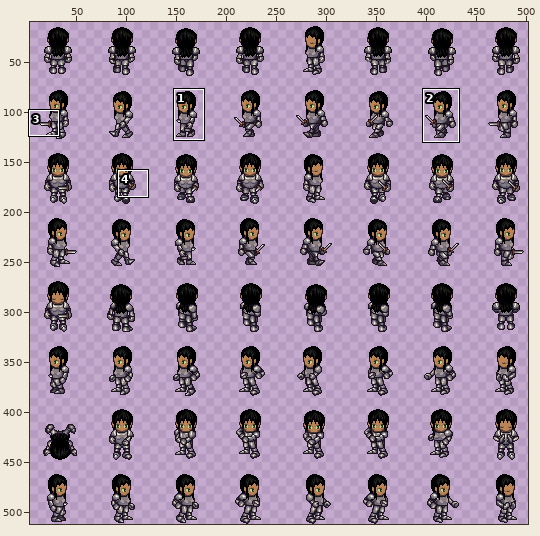
Sprite sheet, stored at image/characters/player/metal-female-dark.png. The picture above shows the old version from afar; the outline marks the close-up.
Close-up. The starting point:
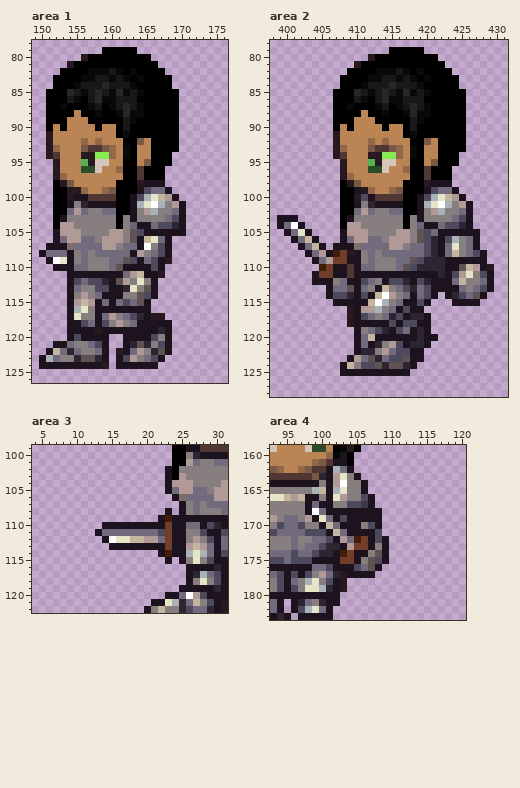
The file is 512x512 pixels. Colours within 5 levels of each other are drawn and written as one. Shown: area 1: x 149..176, y 78..126; area 2: x 398..431, y 78..128; area 3: x 4..31, y 99..122; area 4: x 93..120, y 159..183. The wide view leaves out empty margins. The commit also changed other parts of the picture, which this record leaves out.
The same view after the edit:
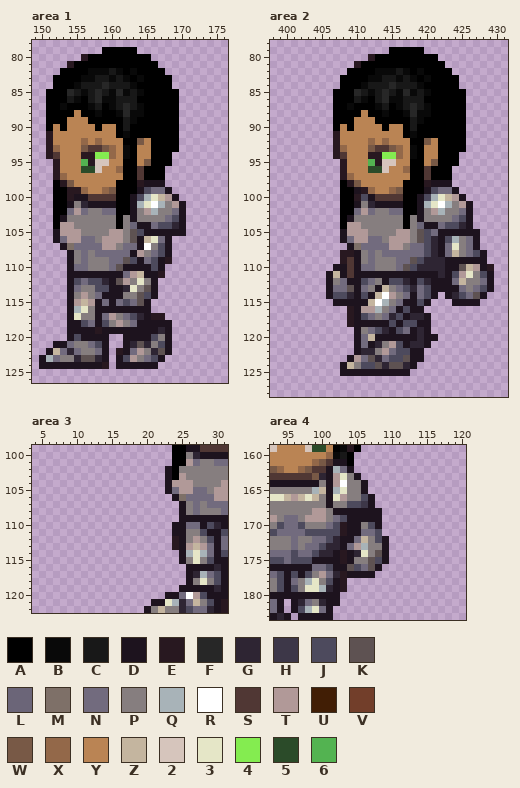
Palette (. is transparent): A #000000  B #090909  C #181818  D #1d131e  E #281820  F #272727  G #2e2533  H #3d3748  J #4d4a5d  K #5e5252  L #6b6578  M #7e7068  N #726b7e  P #867e7f  Q #a8b3b8  R #ffffff  S #503734  T #b19998  U #411e05  V #723e2a  W #785946  X #936849  Y #ba8454  Z #c4b59f  2 #d6c5bc  3 #e5e6c7  4 #84ec50  5 #2b4b29  6 #53b351
Changes in this commit:
--- area 1
@@ x 149..155 @@
 106 ...DNTT
-107 ..DDDMN
-108 .DNNNDP
-109 ..DR3DP
-110 ...DDDN
+107 ....DMN
+108 .....DP
+109 .....DP
+110 .....DN
 111 .....DD
--- area 2
@@ x 398..411 @@
 102 ..........AANT
-103 .DDD......ADPP
-104 .DNRD.....ATTP
-105 ..DN3D....DTTT
-106 ...DNZD...DNTT
-107 ....DNZD.DDDMN
-108 .....DNTDUVEDP
-109 ......DNTVVDDP
-110 .......UVDDSDN
-111 ......DVVDDSDD
-112 ......DDDPNDDJ
+103 ..........ADPP
+104 ..........ATTP
+105 ..........DTTT
+106 ..........DNTT
+107 ...........DMN
+108 ..........EEDP
+109 ..........ESDP
+110 .........DDSDN
+111 ........DZDSDD
+112 ........DPNDDJ
 113 ........DNNKDN
--- area 3
@@ x 11..26 @@
 107 ..............DP
-108 ............D.DP
-109 ...........DUDDD
-110 ...DDDDDDDDDVDDN
-111 ..DNNNNNNNNJVDDP
-112 ...DR33ZZTTNVDDP
-113 ....DDDDDDDDVDDT
-114 ...........DUDDQ
-115 ............D.DP
+108 ..............DP
+109 ..............DD
+110 .............DDN
+111 .............DDP
+112 .............EDP
+113 .............EDT
+114 ..............DQ
+115 ..............DP
 116 ...............D
--- area 4
@@ x 96..109 @@
 165 PPPQZDQ3PPD...
-166 TZDDPD3TPPJD..
-167 PPDNDDPPJJHD..
-168 PPDRNDDDDDDDD.
-169 NPTD3NDJDDDDD.
-170 NJPPDZNDDDPJD.
-171 NNJJJDZNDDDDJ.
-172 NPPNNJDTNUVDJD
-173 NPNNJGGDTVVDPD
-174 JNNJGGDUVDDPKD
-175 JJJDDDDVVDPKJD
-176 DDDNNJDDDJNKD.
+166 TZ3ZPD3TPPJD..
+167 PPPPPDPPJJHD..
+168 PPPTTPDDDDDDD.
+169 NPTTTPNJDDDDD.
+170 NJPPPNJEDDPJD.
+171 NNJJJJJEDDNNJ.
+172 NPPNNJGDDNZPJD
+173 NPNNJGGDNTQPPD
+174 JNNJGGDEDG3PKD
+175 JJJDDDDEDPPKJD
+176 DDDNNJDDKJNKD.
 177 JDJPTNGEDDDD..
Pixel boxes of the changes (left, top, right, bottom) in both close-ups:
erased: (39, 243, 67, 271)
changed: (277, 215, 354, 285)
changed: (95, 508, 179, 564)
changed: (305, 494, 375, 571)
